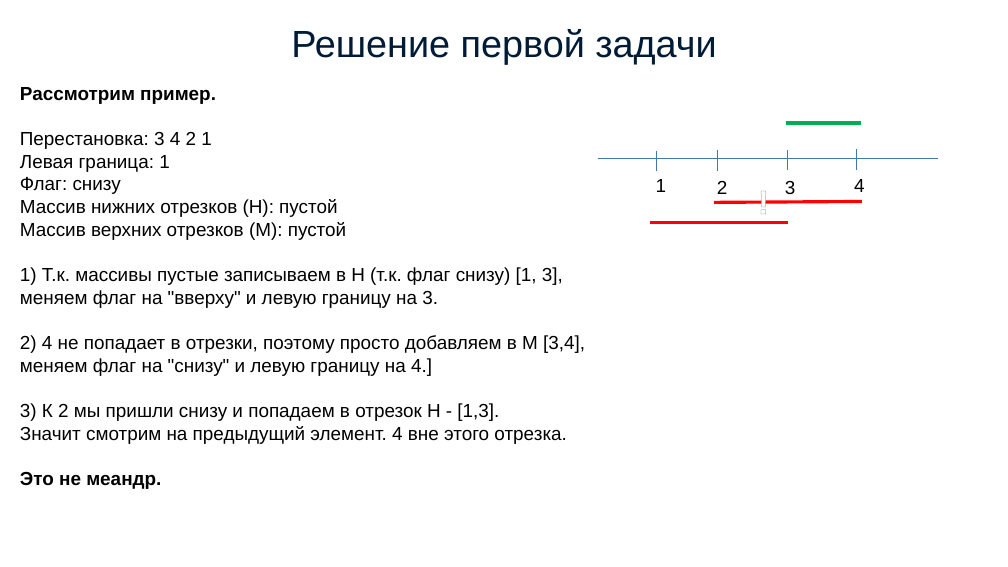
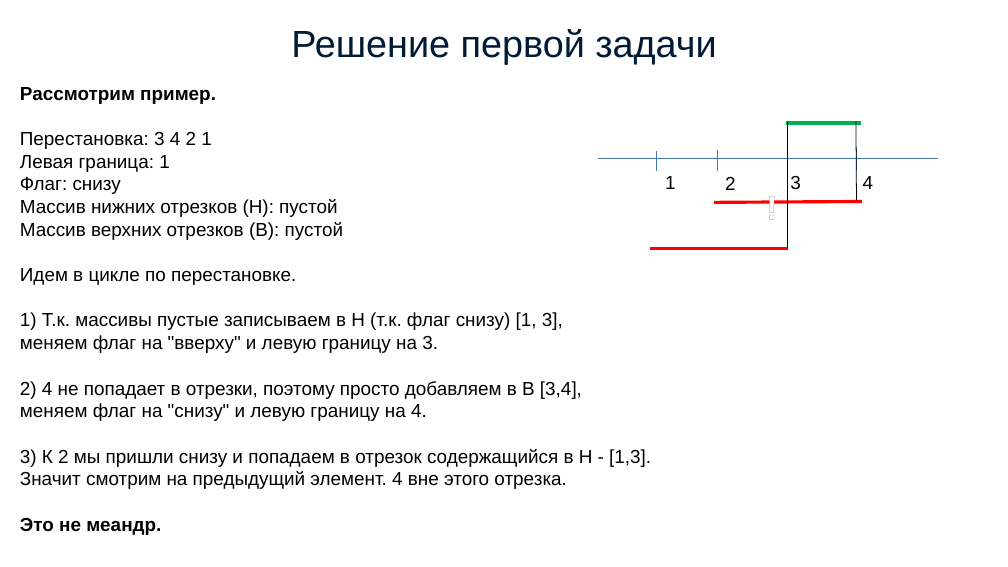
Before and after one commit to simonvar/Meanders, a slide deck: slide 6 of documents/presentation.pptx. Drawn at 1008x567 pixels with LibreOffice and Linux fonts; fonts in the diff are those of the drawing. Boxes give left, top, right and bottom in pixels: in the first picture for what was removed or moved away, otherwise in the second. Text is boxed around its words. In the diff, an @@ line names an element or a change of style, - is before the commit and + after.

```diff
--- a/documents/presentation.pptx
+++ b/documents/presentation.pptx
@@ line added from (788, 122) to (788, 248), #000000 0.75 pt @@
@@ line added from (856, 121) to (857, 200), #000000 0.75 pt @@
@@ 3 texts: place and size @@
-3 texts at bbox=[656, 179, 865, 194]
+3 texts at bbox=[665, 176, 874, 190]
@@ text "3": place and size @@
-text "3" at bbox=[785, 181, 796, 194]
+text "3" at bbox=[790, 175, 801, 189]
@@ text "!": place and size @@
-text "!" at bbox=[751, 177, 783, 225]
+text "!" at bbox=[759, 182, 791, 230]
@@ text at bbox=[20, 222, 343, 285]: text changed @@
-Массив верхних отрезков (М): пустой
+Массив верхних отрезков (В): пустой
+Идем в цикле по перестановке.
@@ line moved from (650, 222) - (788, 222) to (650, 248) - (788, 248) @@
@@ text at bbox=[20, 381, 651, 467]: text changed @@
-2) 4 не попадает в отрезки, поэтому просто добавляем в М [3,4],
-меняем флаг на "снизу" и левую границу на 4.]
-3) К 2 мы пришли снизу и попадаем в отрезок Н - [1,3].
+2) 4 не попадает в отрезки, поэтому просто добавляем в В [3,4],
+меняем флаг на "снизу" и левую границу на 4.
+3) К 2 мы пришли снизу и попадаем в отрезок содержащийся в Н - [1,3].
```
Also in this commit, not shown: 6 other slides changed, 6 other files.
